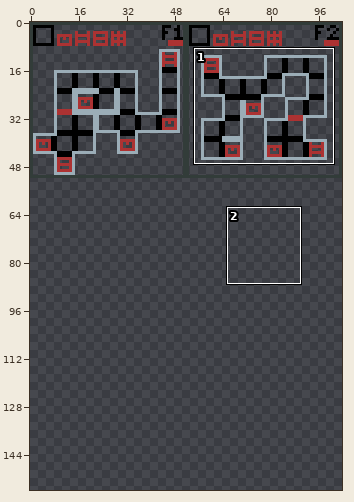
Pixel-art file -- Assets and Plans/Honours Project Floorplan.aseprite. The picture above shows the old version from afar; the outline marks the close-up.
Close-up. Before:
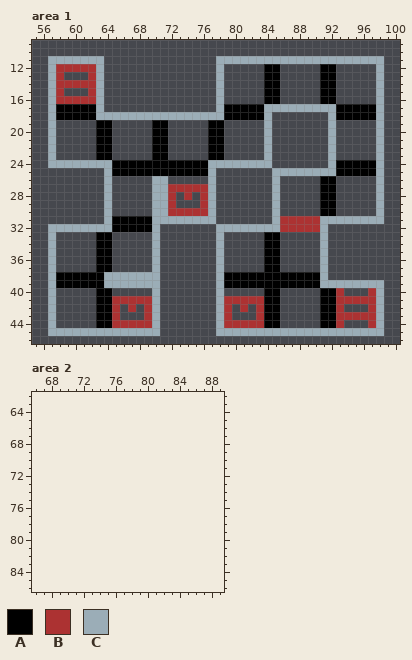
104x52 pixels, 1 frame. Shown: area 1: x 55..100, y 9..46; area 2: x 66..89, y 62..86. The old version is drawn lined up with the new one, on the new canvas. The commit also changed other parts of the picture, which this record leaves out.
Visible layers, top first: "Key", "Border", "Interactables", "Walls", "Floor".
Palette (. is transparent): A #000000  B #ac3232  C #9badb7
Pixels before, area 1, first column x 57:
11 CCCCCCC..............CCCCCCCCCCCCCCCCCCCCC
12 CBBBBBC..............C.....AA.....AA.....C
13 CB...BC..............C.....AA.....AA.....C
14 CBBBBBC..............C.....AA.....AA.....C
15 CB...BC..............C.....AA.....AA.....C
16 CBBBBBC..............C.....AA.....AA.....C
17 CAAAAAC..............CAAAAACCCCCCCCCAAAAAC
18 CAAAAACCCCCCCCCCCCCCCCAAAAAC.......CAAAAAC
19 C.....AA.....AA.....AA.....C.......C.....C
20 C.....AA.....AA.....AA.....C.......C.....C
21 C.....AA.....AA.....AA.....C.......C.....C
22 C.....AA.....AA.....AA.....C.......C.....C
23 C.....AA.....AA.....AA.....C.......C.....C
24 CCCCCCCCAAAAAAAAAAAACCCCCCCC.......CAAAAAC
25 .......CAAAAAAAAAAAAC.......CCCCCCCCAAAAAC
26 .......C.....CC.....C.......C.....AA.....C
27 .......C.....CCBBBBBC.......C.....AA.....C
28 .......C.....CCB.B.BC.......C.....AA.....C
29 .......C.....CCB...BC.......C.....AA.....C
30 .......C.....CCBBBBBC.......C.....AA.....C
31 .......CAAAAACCCCCCCC.......CBBBBBCCCCCCCC
32 CCCCCCCCAAAAAC.......CCCCCCCCBBBBBC.......
33 C.....AA.....C.......C.....AA.....C.......
34 C.....AA.....C.......C.....AA.....C.......
35 C.....AA.....C.......C.....AA.....C.......
36 C.....AA.....C.......C.....AA.....C.......
37 C.....AA.....C.......C.....AA.....C.......
38 CAAAAAACCCCCCC.......CAAAAAAAAAAAAC.......
39 CAAAAAACCCCCCC.......CAAAAAAAAAAAACCCCCCCC
40 C.....AA.....C.......C.....AA.....AAB...BC
41 C.....AABBBBBC.......CBBBBBAA.....AABBBBBC
42 C.....AAB.B.BC.......CB.B.BAA.....AAB...BC
43 C.....AAB...BC.......CB...BAA.....AABBBBBC
44 C.....AABBBBBC.......CBBBBBAA.....AAB...BC
45 CCCCCCCCCCCCCC.......CCCCCCCCCCCCCCCCCCCCC
After the commit:
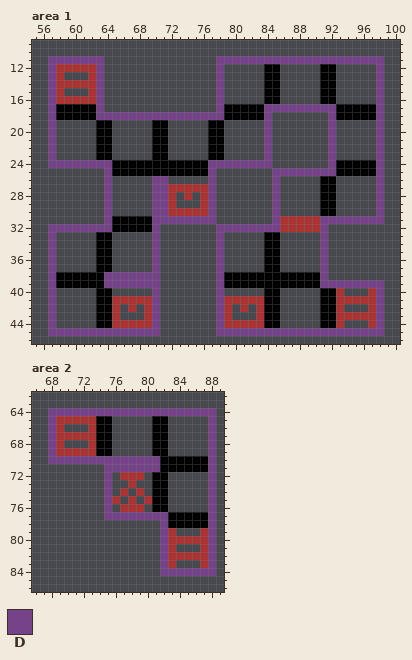
Colours new in this view: D #76428a
Edits made:
canvas 104x52 -> 104x156
Area 1:
Colour C becomes colour D in row 11 at x 57 to 63 and 78 to 98; in rows 12 to 16 at x 57, 63, 78 and 98; in row 17 at x 57, 63, 78, 84 to 92 and 98; in row 18 at x 57, 63 to 78, 84, 92 and 98; in rows 19 to 23 at x 57, 84, 92 and 98; in row 24 at x 57 to 64, 77 to 84, 92 and 98.
Colour C becomes colour D in row 25 at x 64, 77, 85 to 92 and 98; in rows 26 to 30 at x 64, 70 to 71, 77, 85 and 98; in row 31 at x 64, 70 to 77, 85 and 91 to 98; in row 32 at x 57 to 64, 70, 78 to 85 and 91; in rows 33 to 37 at x 57, 70, 78 and 91; in row 38 at x 57, 64 to 70, 78 and 91.
Colour C becomes colour D in row 39 at x 57, 64 to 70, 78 and 91 to 98; in rows 40 to 44 at x 57, 70, 78 and 98; in row 45 at x 57 to 70 and 78 to 98.
Area 2:
The author put colour A in rows 65 to 69 at x 74 to 75 and 81 to 82; in rows 70 to 71 at x 82 to 87; in rows 72 to 76 at x 81 to 82; in rows 77 to 78 at x 83 to 87.
The author put colour B in row 65 at x 69 to 73; in row 66 at x 69 and 73; in row 67 at x 69 to 73; in row 68 at x 69 and 73; in row 69 at x 69 to 73; in row 72 at x 77 to 79.
The author put colour B in row 73 at x 78; in row 74 at x 77 and 79; in row 75 at x 76, 78 and 80; in row 76 at x 77 to 79; in row 79 at x 83 and 87; in row 80 at x 83 to 87.
The author put colour B in row 81 at x 83 and 87; in row 82 at x 83 to 87; in row 83 at x 83 and 87.
The author put colour D in row 64 at x 68 to 88; in rows 65 to 69 at x 68 and 88; in row 70 at x 68 to 81 and 88; in row 71 at x 75 to 81 and 88; in rows 72 to 76 at x 75 and 88; in row 77 at x 75 to 82 and 88.
The author put colour D in rows 78 to 83 at x 82 and 88; in row 84 at x 82 to 88.
Where, in picture pixels (left, top, right, bottom), the same in both close-ups:
changed: (48, 56, 384, 336)
added: (48, 408, 216, 576)
